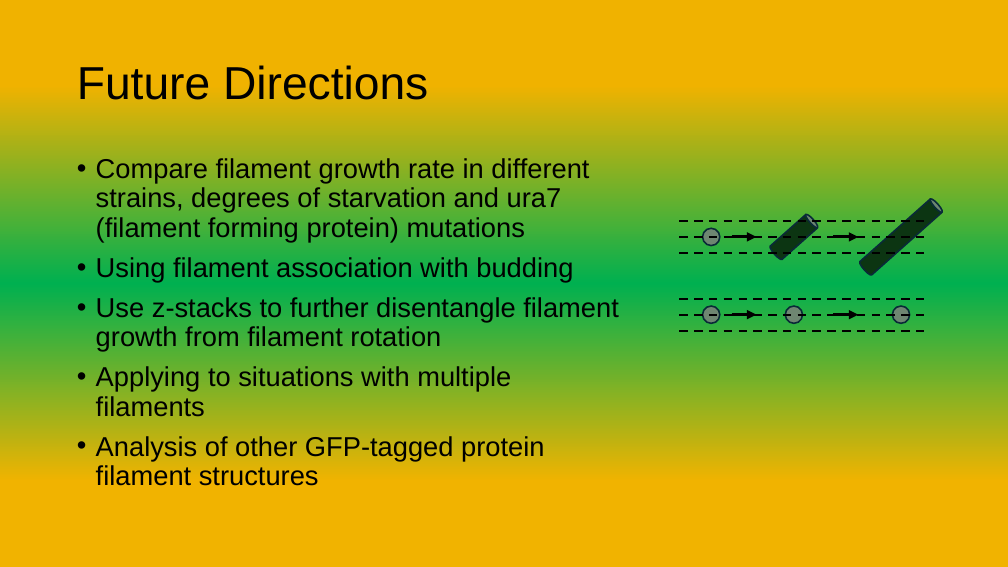
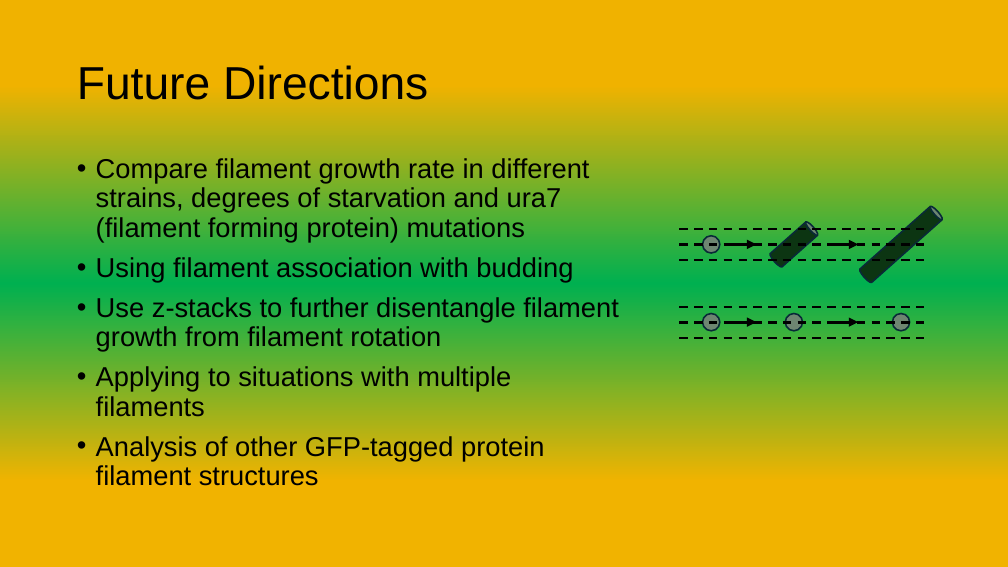
Before and after one commit to briandaniel14/biohack, a slide deck: slide 4 of Presentations/Biohack_Presentation.pptx. Drawn at 1008x567 pixels with LibreOffice and Linux fonts; fonts in the diff are those of the drawing. Boxes give left, top, right and bottom in pixels: in the first picture for what was removed or moved away, otherwise in the second. Text is boxed around its words. In the diff, an @@ line names an element or a change of style, - is before the commit and + after.

```diff
--- a/Presentations/Biohack_Presentation.pptx
+++ b/Presentations/Biohack_Presentation.pptx
@@ 4 ellipses, 2 lines, 1 cylinder moved together from (x1=680, y1=213, x2=931, y2=324) to (x1=680, y1=221, x2=931, y2=331) @@
@@ 4 lines, 4 arrows, 1 cylinder moved together from (x1=680, y1=198, x2=944, y2=331) to (x1=680, y1=205, x2=944, y2=338) @@
```
Also in this commit, not shown: 1 other slide changed, 1 other file.
